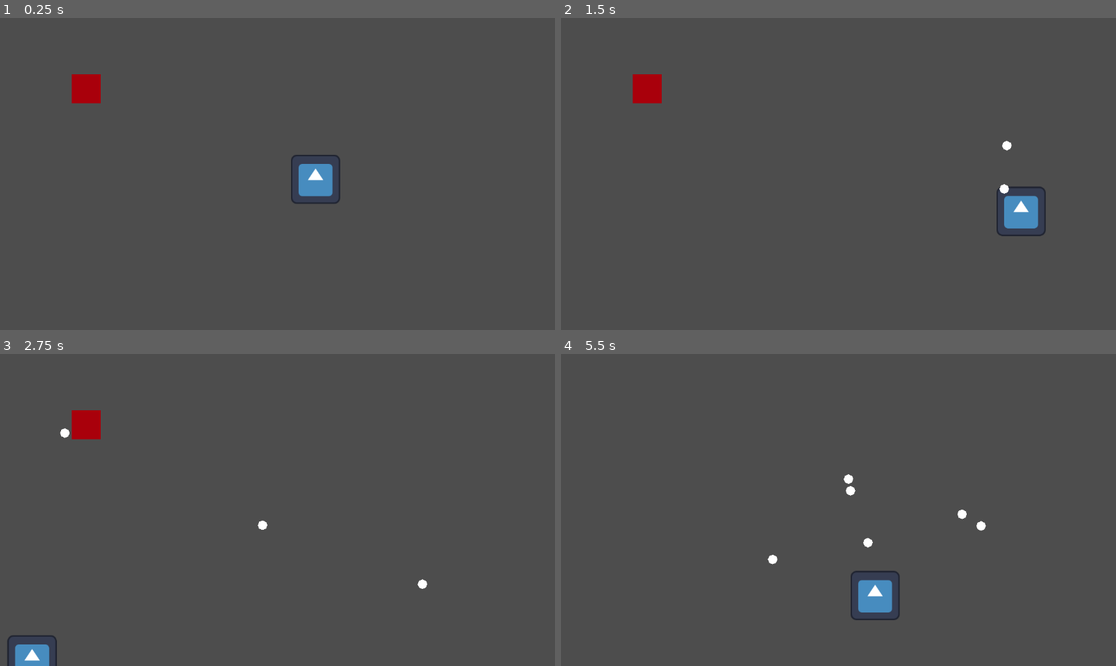
Above: before the commit, frames 1-4 (two rows, left to right).
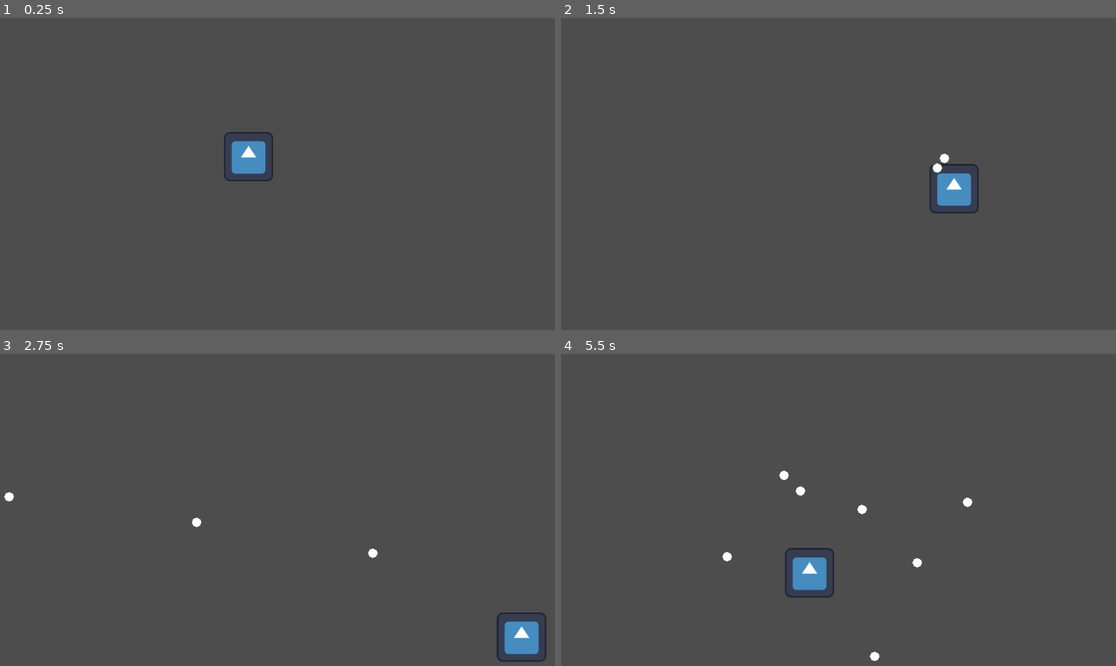
Above: after the commit, the same moments.

Repository: BriarLeaves/gun-wizard-loop-game
Game: Godot game, scene res://room.tscn
The game is run twice, just before and just after one commit, with the same random seed, the same clock (stepped at 60 frames per second) and the same inputs. The engine's default icon, where the game draws it, is replaced by a stand-in: a white triangle on a blue panel in a dark square.
Inputs (mouse positions are in pixels of both pictures, inside the frame that each line leads up to):
- Up to frame 1 (0.25 s): no input
- Up to frame 2 (1.5 s): tap Enter at 0.5 s; move the mouse to (960, 158) at 0.52 s; hold D (move_right) 0.53-1.28 s; click (960, 158) at 0.6 s; move the mouse to (727, 189) at 1.27 s; hold S (move_down) from 1.28 s (still down); click (727, 189) at 1.35 s
- Up to frame 3 (2.75 s): move the mouse to (333, 441) at 2.02 s; release S (move_down) at 2.03 s; hold D (move_right) from 2.03 s (still down); click (333, 441) at 2.1 s
- Up to frame 4 (5.5 s): move the mouse to (810, 572) at 2.77 s; release D (move_right) at 2.78 s; hold W (move_up) 2.78-3.53 s; click (810, 572) at 2.85 s; move the mouse to (1005, 556) at 3.52 s; hold A (move_left) 3.53-5.03 s; click (1005, 556) at 3.6 s; move the mouse to (672, 463) at 4.27 s; click (672, 463) at 4.35 s; move the mouse to (866, 510) at 5.02 s; hold S (move_down) from 5.03 s (still down); click (866, 510) at 5.1 s

The runs differ from the first frame. In frame 1, 2.1% of the frame differs, in the area x 12-62%, y 18-60%; in frame 2, 2.3%, in the area x 12-88%, y 18-70%; in frame 3, 2.1%; in frame 4, 2.2%.

Commit message:
Removed bullet timer and made adjustments to player wrapping code

Diff:
--- a/gun-wizard-loop-game/bullet.gd
+++ b/gun-wizard-loop-game/bullet.gd
@@ -17,7 +17,3 @@
 	position += velocity
 	position.x = wrapf(position.x, 0, screen_size.x)
 	position.y = wrapf(position.y, 0, screen_size.y)
-
-
-func _on_timer_timeout() -> void:
-	queue_free()
--- a/gun-wizard-loop-game/bullet.tscn
+++ b/gun-wizard-loop-game/bullet.tscn
@@ -14,10 +14,3 @@
 
 [node name="Sprite" type="Polygon2D" parent="."]
 polygon = PackedVector2Array(0, -10, 8, -6, 10, 0, 7, 7, 0, 10, -7, 7, -10, 0, -7, -7)
-
-[node name="Despawn_Timer" type="Timer" parent="."]
-wait_time = 10.0
-one_shot = true
-autostart = true
-
-[connection signal="timeout" from="Despawn_Timer" to="." method="_on_timer_timeout"]
--- a/gun-wizard-loop-game/player_character.gd
+++ b/gun-wizard-loop-game/player_character.gd
@@ -6,8 +6,7 @@
 var mouse_position: Vector2 = Vector2.ZERO
 var player_speed: float = 400
 
-var lower_wrap_bound: float = 648
-var right_wrap_bound: float = 1152
+@onready var screen_size: Vector2 = get_viewport_rect().size
 
 signal shoot_bullet
 
@@ -34,14 +33,5 @@
 	move_and_slide()
 	move_vector = Vector2(x_axis, y_axis).normalized()
 	velocity = move_vector * player_speed
-	screen_wrap()
-
-func screen_wrap():
-	if position.y < 0:
-		position.y = lower_wrap_bound
-	elif position.y > lower_wrap_bound:
-		position.y = 0
-	if position.x < 0:
-		position.x = right_wrap_bound
-	elif position.x > right_wrap_bound:
-		position.x = 0
+	position.x = wrapf(position.x, 0, screen_size.x)
+	position.y = wrapf(position.y, 0, screen_size.y)
--- a/gun-wizard-loop-game/room.tscn
+++ b/gun-wizard-loop-game/room.tscn
@@ -1,19 +1,15 @@
-[gd_scene load_steps=4 format=3 uid="uid://6gey8ieo7rlf"]
+[gd_scene load_steps=3 format=3 uid="uid://6gey8ieo7rlf"]
 
 [ext_resource type="PackedScene" uid="uid://i6n47d8uj3a8" path="res://player_character.tscn" id="1_88gup"]
 [ext_resource type="Script" uid="uid://dutfqa6xv3364" path="res://bullet_manager.gd" id="2_bisa2"]
-[ext_resource type="PackedScene" uid="uid://dvfrbvgvf0s68" path="res://target.tscn" id="3_4o3f6"]
 
 [node name="Node2D" type="Node2D"]
 
 [node name="Player" parent="." instance=ExtResource("1_88gup")]
-position = Vector2(655, 335)
+position = Vector2(516, 288)
 
 [node name="BulletManager" type="Node" parent="."]
 script = ExtResource("2_bisa2")
 bullet_speed = 5.0
 
-[node name="Target" parent="." instance=ExtResource("3_4o3f6")]
-position = Vector2(179, 147)
-
 [connection signal="shoot_bullet" from="Player" to="BulletManager" method="_on_player_shoot_bullet"]
